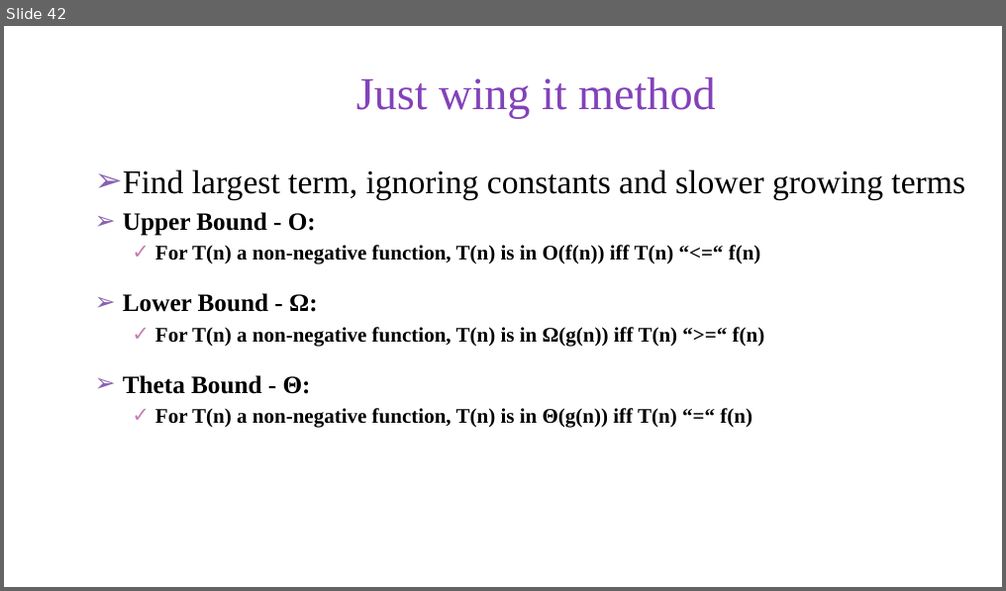
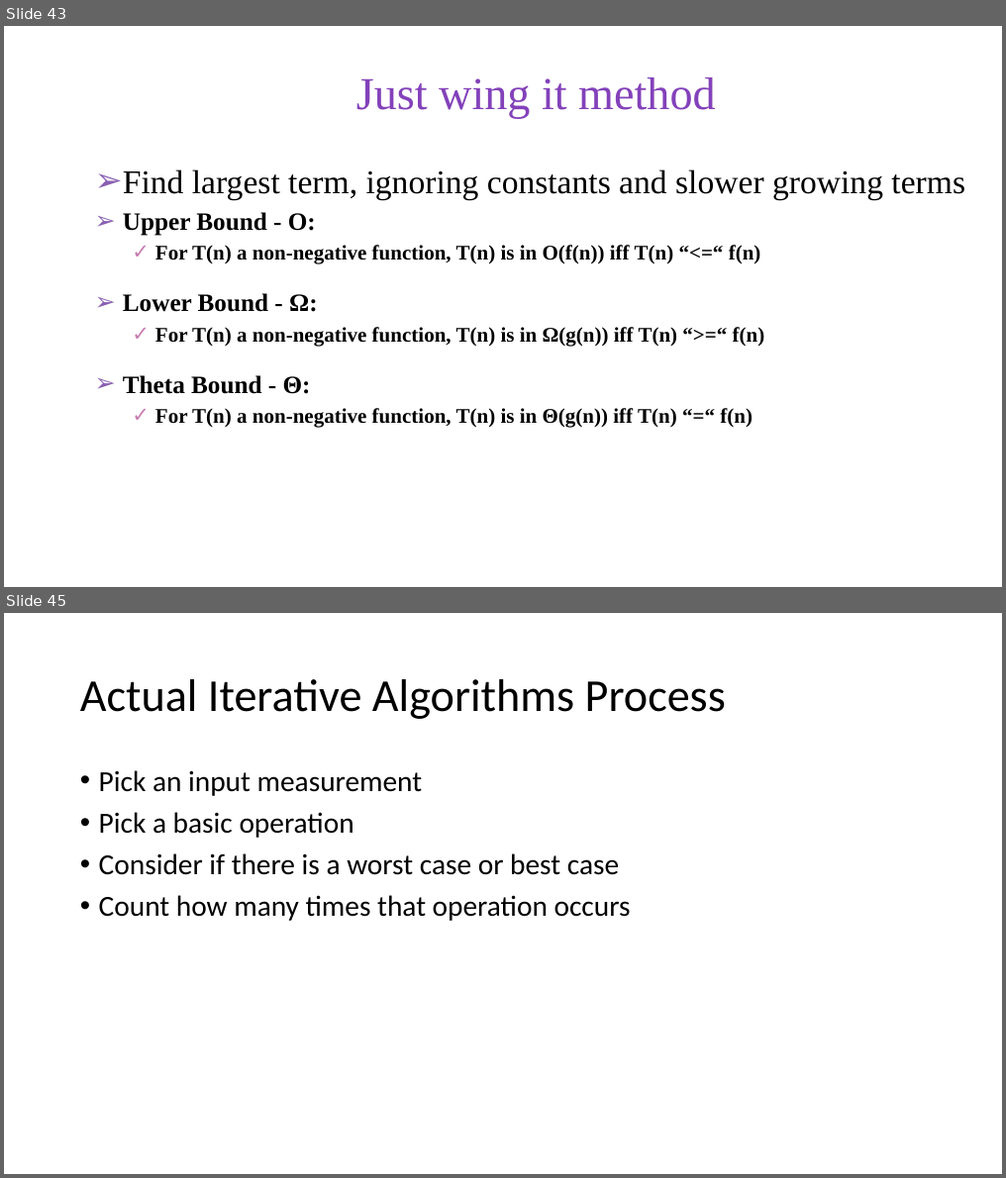
Before and after one commit to skalakm/232, a slide deck: notes.pptx. Shown one above the other, each under a label of ours: slide 42 before the commit, slides 43 and 45 after it; the slides between them are not shown. The pictures are 1006x591 and 1006x1178 pixels, drawn with LibreOffice and Linux fonts; fonts in the diff are those of the drawing; background and template pictures are left out. Boxes give left, top, right and bottom in pixels: in the first picture for what was removed or moved away, otherwise in the second. Text is boxed around its words. In the diff, an @@ line names an element or a change of style, - is before the commit and + after.

```diff
--- a/notes.pptx
+++ b/notes.pptx
@@ slide 45 added at [4,613,1002,1174], background #FFFFFF @@
@@ title added at [80,679,726,719], 44 pt, text #000000 @@
+Actual Iterative Algorithms Process
@@ text added at [99,770,631,921], 28 pt, text #000000 @@
+• Pick an input measurement
+• Pick a basic operation
+• Consider if there is a worst case or best case
+• Count how many times that operation occurs
@@ what was slide 42 is now slide 43 @@
```
Also in this commit, not shown: 7 other slides added.
